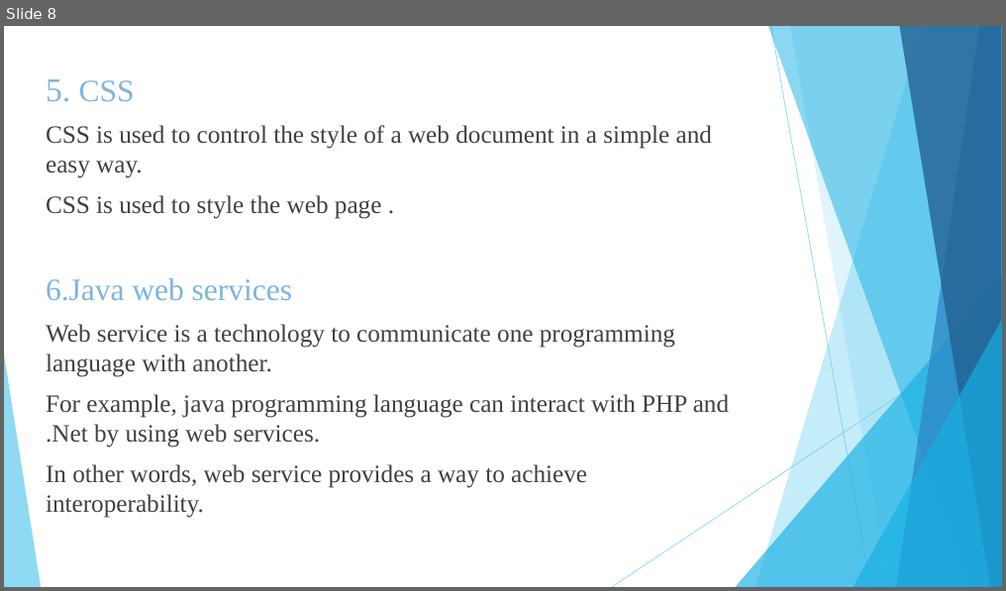
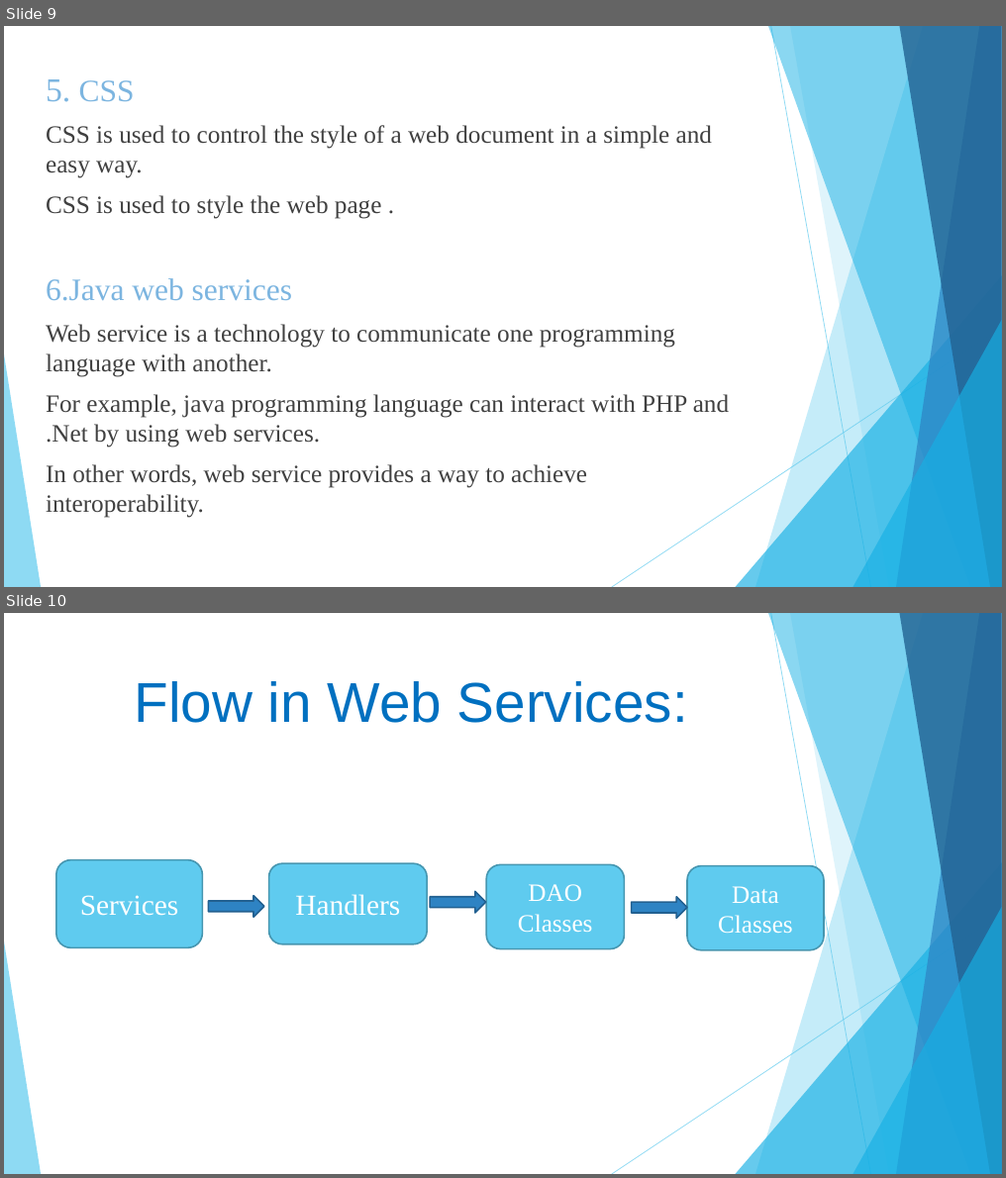
Before and after one commit to theshubhamp-zz/HAD, a slide deck: docs/HAD project.pptx. Shown one above the other, each under a label of ours: slide 8 before the commit, slides 9 and 10 after it. The pictures are 1006x591 and 1006x1178 pixels, drawn with LibreOffice and Linux fonts; fonts in the diff are those of the drawing. Boxes give left, top, right and bottom in pixels: in the first picture for what was removed or moved away, otherwise in the second. Text is boxed around its words. In the diff, an @@ line names an element or a change of style, - is before the commit and + after.

```diff
--- a/docs/HAD project.pptx
+++ b/docs/HAD project.pptx
@@ slide 10 added at box(4, 613, 1002, 1174), background #FFFFFF; not listed: 10 template elements that a slide beside it also shows @@
@@ title added at box(134, 681, 688, 723), 54 pt, text #0070C0 @@
+Flow in Web Services:
@@ rounded rectangle added at box(56, 861, 202, 948), fill #5FCBEF, outline #4696B1 1.5 pt, 28 pt, text #FFFFFF @@
+Services
@@ rounded rectangle added at box(269, 863, 427, 945), fill #5FCBEF, outline #4696B1 1.5 pt, 28 pt, text #FFFFFF @@
+Handlers
@@ rounded rectangle added at box(486, 865, 624, 950), fill #5FCBEF, outline #4696B1 1.5 pt, 24 pt, text #FFFFFF @@
+DAO Classes
@@ rounded rectangle added at box(687, 866, 825, 951), fill #5FCBEF, outline #4696B1 1.5 pt, 24 pt, text #FFFFFF @@
+Data Classes
@@ right arrow added at box(208, 896, 264, 918), fill #2E83C3, outline #226190 1.5 pt @@
@@ right arrow added at box(430, 891, 486, 913), fill #2E83C3, outline #226190 1.5 pt @@
@@ right arrow added at box(632, 897, 687, 919), fill #2E83C3, outline #226190 1.5 pt @@
@@ what was slide 8 is now slide 9 @@
```
Also in this commit, not shown: 4 slides changed, 4 other slides added.
